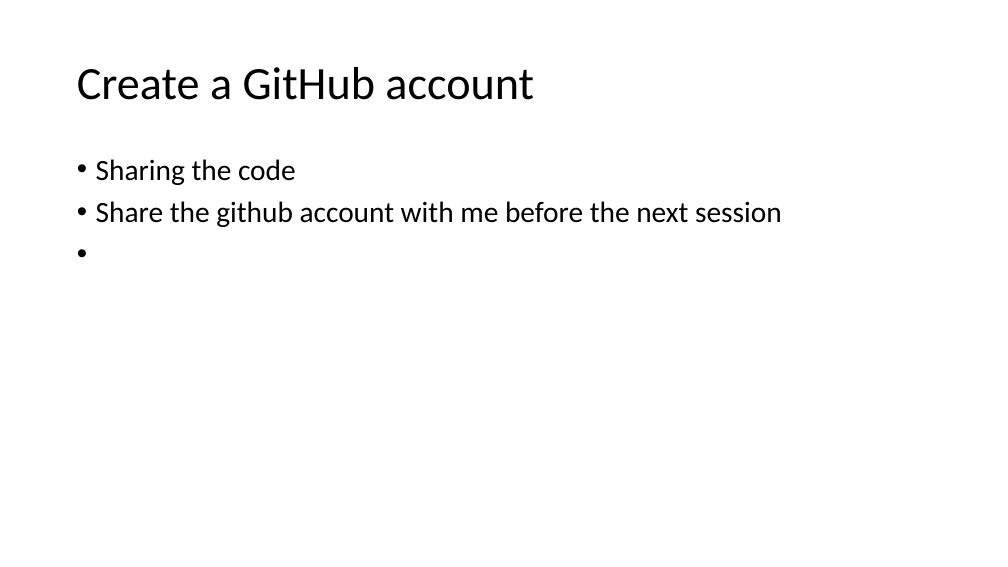
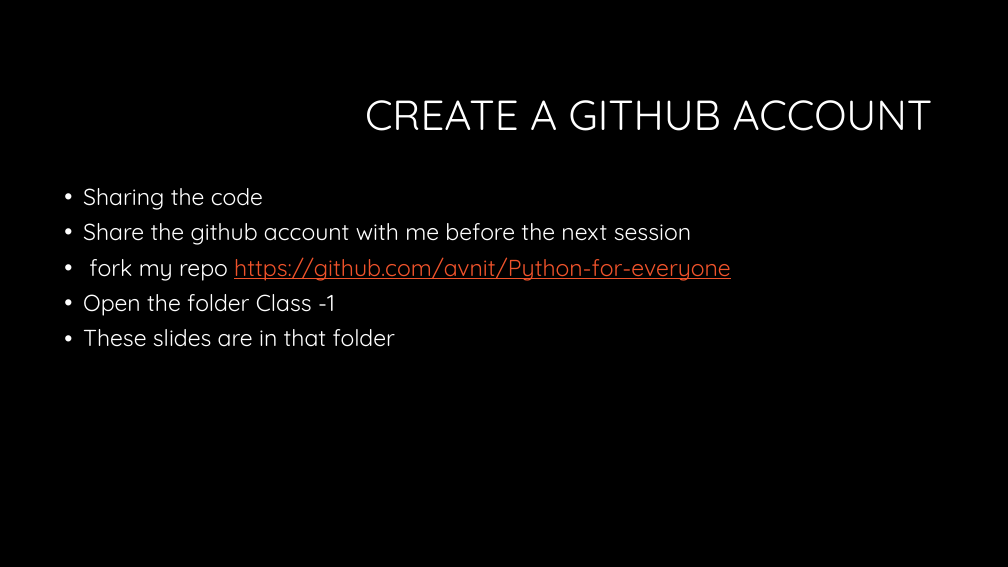
Before and after one commit to LuyangYin1/Python-for-everyone, a slide deck: slide 5 of Class-1/Python For Everyone.pptx. Drawn at 1008x567 pixels with LibreOffice and Linux fonts; fonts in the diff are those of the drawing; background and template pictures are left out. Boxes give left, top, right and bottom in pixels: in the first picture for what was removed or moved away, otherwise in the second. Text is boxed around its words. In the diff, an @@ line names an element or a change of style, - is before the commit and + after.

```diff
--- a/Class-1/Python For Everyone.pptx
+++ b/Class-1/Python For Everyone.pptx
@@ background #FFFFFF to #000000 @@
@@ title at <box>365,100,933,131</box>: text changed; size 44 to 40 pt; font Calibri to Quicksand; text colour #000000 to #FFFFFF @@
-Create a GitHub account
+CREATE A GITHUB ACCOUNT
@@ text "Sharing the code": place and size @@
-text "Sharing the code" at <box>96,159,782,227</box>
+text "Sharing the code" at <box>83,188,731,347</box>
@@ text at <box>83,188,691,245</box>: size 28 to 22 pt, font Calibri to Quicksand, text colour #000000 to #FFFFFF in "Sharing the code", "Share the github account with me before ..." @@
@@ text at <box>83,257,731,347</box>: paragraphs added @@
+• fork my repo https://github.com/avnit/Python-for-everyone
+• Open the folder Class -1
+• These slides are in that folder
```
Also in this commit, not shown: 15 other slides changed.
